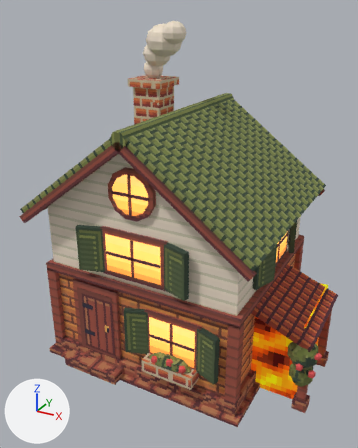
What one commit did to the glTF model assets/house/house1.glb.
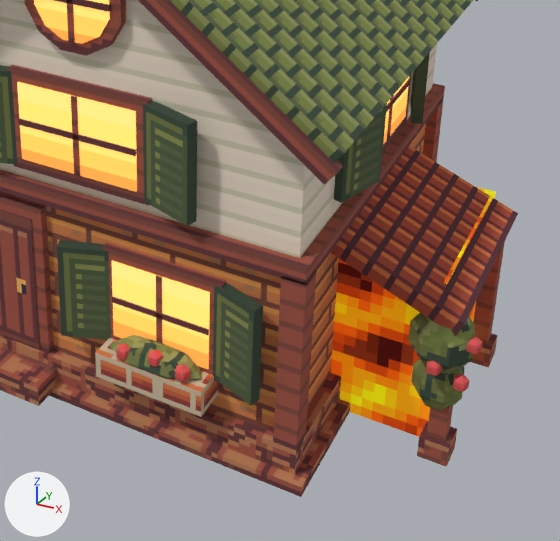
There are two pictures of each version: one whole from a camera (50 mm lens) standing at (2.69, -4.98, 4.12) and looking at (0.08, -0.24, 1.75), one close up on the part from 27% to 100% of the width and 44% to 100% of the height. Lighting does not change. The marker at lower left points along +X, +Y and +Z. The last two pictures show the newer version. Where no turn or scale is listed for an object, it has been applied to the vertices.

Before the edit, the objects in view are built like this:
```python
me_lava_flow_01_frame_00_mesh = bpy.data.meshes.new('Lava_Flow_01_Frame_00_Mesh')
me_lava_flow_01_frame_00_mesh.from_pydata(...)  # 8 vertices, 12 faces; spans x -0.5..0.5, y -0.5..0.5, z -0.5..0.5
# faces by material slot: [4, 8]
me_lava_flow_01_frame_00_mesh.materials.append(mat_lava_top_0)
me_lava_flow_01_frame_00_mesh.materials.append(mat_lava_side_0)
me_porch_vine2 = bpy.data.meshes.new('porch_vine2')
me_porch_vine2.from_pydata(...)  # a UV sphere (7 segments, 5 rings, poles along z) spanning x -0.13..0.13, y -0.107..0.119, z -0.172..0.172
me_porch_vine2.materials.append(mat_foliage)  # picture img_atlas0_003
me_win_f2_shut = bpy.data.meshes.new('win_f2_shut')
me_win_f2_shut.from_pydata(...)  # 8 vertices, 12 faces; spans x -0.158..0.158, y -0.078..0.078, z -0.266..0.266
me_win_f2_shut.materials.append(mat_shutter)  # picture img_atlas0_003
ob_lava_flow_01_frame_00 = bpy.data.objects.new('Lava_Flow_01_Frame_00', me_lava_flow_01_frame_00_mesh)
ob_lava_flow_01_frame_00.location = (1.251, 0.0, 0.5)
ob_porch_vine2 = bpy.data.objects.new('porch_vine2', me_porch_vine2)
ob_porch_vine2.location = (1.781, -0.562, 0.469)
ob_win_f2_shut = bpy.data.objects.new('win_f2_shut', me_win_f2_shut)
ob_win_f2_shut.location = (0.531, -1.125, 1.656)
# also in view: 'win_f2_shut~x' at (-0.53, -1.12, 1.66); 'win_f2_glass' at (0.0, -1.06, 1.66); 'mid_beam' at (0.0, 0.0, 1.25); 'fbox_f1' at (0.47, -1.16, 0.41); 'win_f1_shut_l' at (0.03, -1.12, 0.75)
```
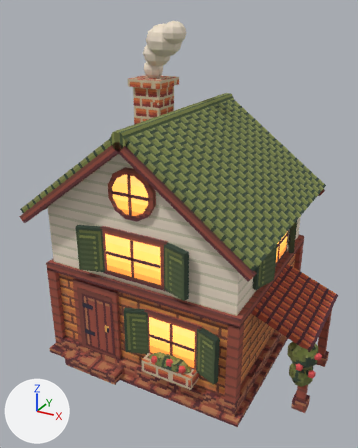
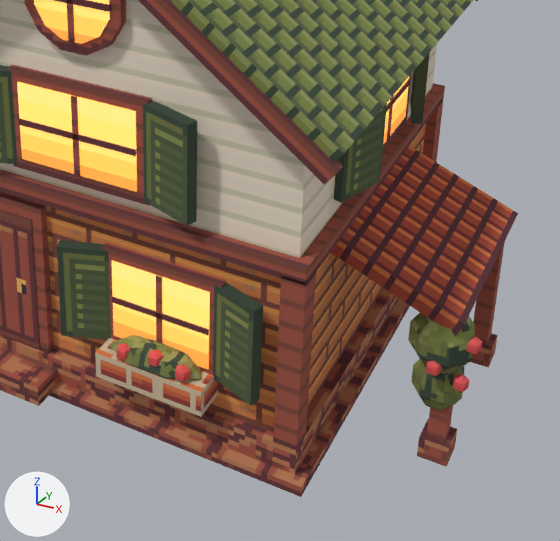
What differs and where, as boxes [x1, y1, x2, y2] in the close-ups (560 x 541 px):
```json
{"object": "Lava_Flow_01_Frame_00", "change": "deleted", "before": [331, 187, 496, 437], "on screen": "orange", "faces in mat_lava_side_0": [331, 193, 496, 437], "faces in mat_lava_top_0": [444, 187, 496, 283]}
```

The change, as JSON lines over the scene's bpy script:
```json
{"op": "remove", "block": "ob_lava_flow_01_frame_00", "code": ["ob_lava_flow_01_frame_00 = bpy.data.objects.new('Lava_Flow_01_Frame_00', me_lava_flow_01_frame_00_mesh)", "ob_lava_flow_01_frame_00.location = (1.251, 0.0, 0.5)"]}
```
